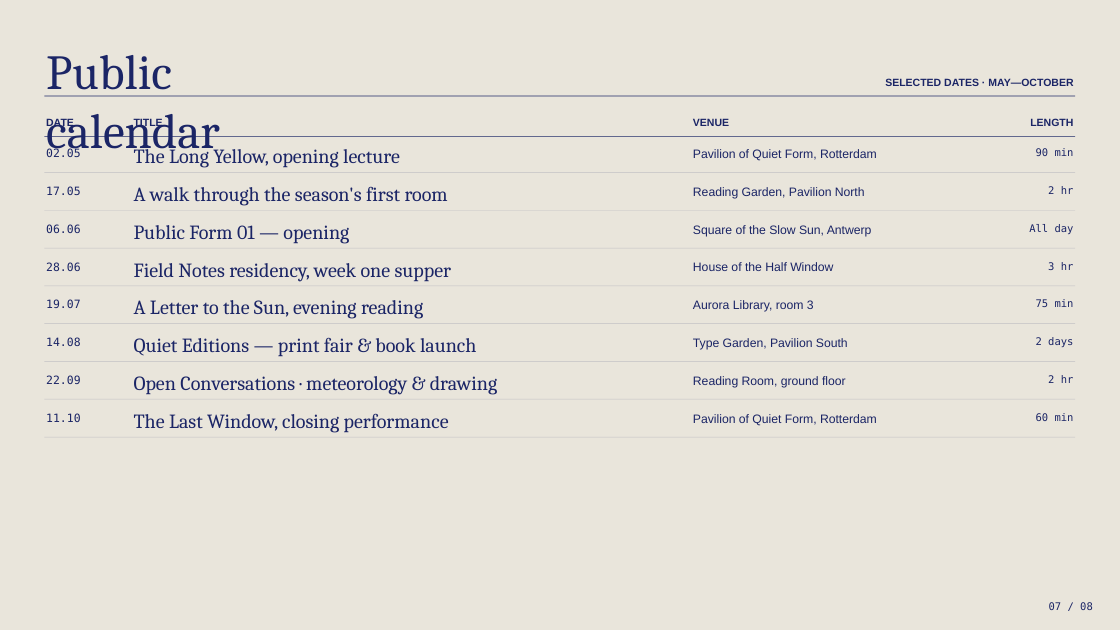
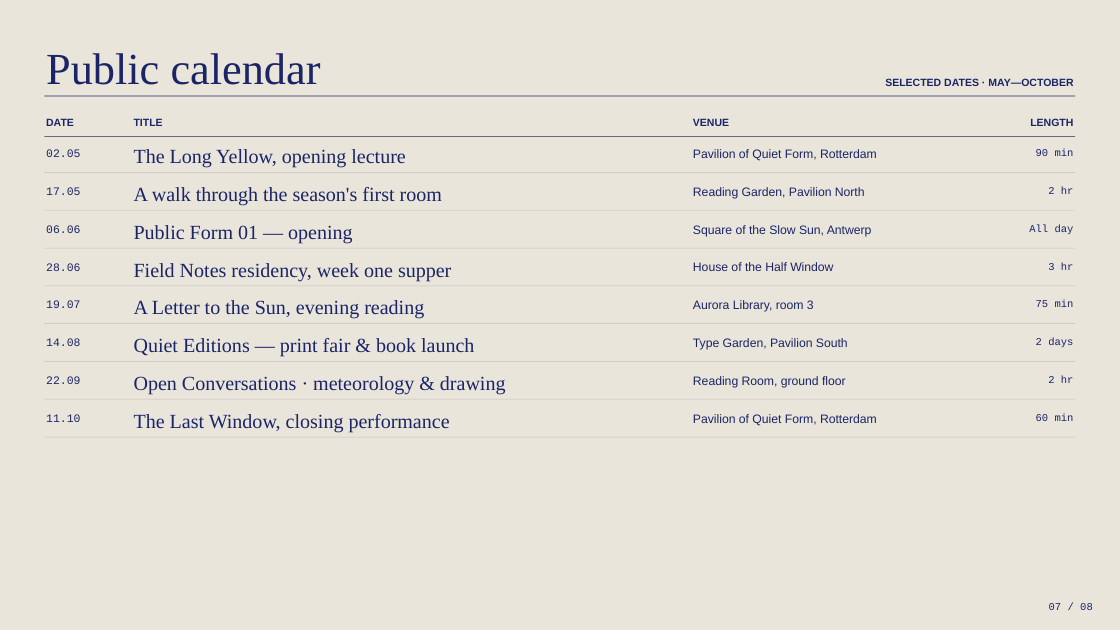
Before and after one commit to hustcer/pptx-nova, a slide deck: slide 7 of assets/examples/biennale-yellow/deck.pptx. Drawn at 1120x630 pixels with LibreOffice and Linux fonts; fonts in the diff are those of the drawing. Boxes give left, top, right and bottom in pixels: in the first picture for what was removed or moved away, otherwise in the second. Text is boxed around its words. In the diff, an @@ line names an element or a change of style, - is before the commit and + after.

Commit message:
fix(deckkit): repair biennale yellow layout
- Replace remote-only typography with PowerPoint-safe system fonts and update catalog metadata to match.
- Rebalance biennale-yellow page geometry for cover, manifesto, programme, chapter, data, quote, and calendar slides to avoid PowerPoint wrapping and overlap.
- Reduce heavy soft-edge bloom treatments so native PowerPoint previews stay closer to the HTML reference without obscuring content.
- Regenerate the biennale-yellow example deck, contact sheet, summary, and manifest artifacts from the updated DeckKit.
- Add normAutofit regression coverage for bare shrink-to-fit text boxes used by PowerPoint-generated DeckKit output.
- Verify the regenerated example with just deckkit-examples check -d biennale-yellow and PowerPoint snapshot review.

```diff
--- a/assets/examples/biennale-yellow/deck.pptx
+++ b/assets/examples/biennale-yellow/deck.pptx
@@ text "Public calendar" at [46, 53, 321, 85]: size 42 to 38 pt, font Cambria to Times New Roman @@
@@ font Cambria to Times New Roman in 8 elements at [134, 149, 405, 168], [134, 187, 442, 206], [134, 225, 353, 243], [134, 263, 451, 281], [134, 300, 424, 319], [134, 338, 474, 357], [134, 376, 506, 395], [134, 414, 450, 432] @@
@@ font DejaVu Sans Mono to Courier New in 17 elements at [46, 149, 80, 157], [1036, 149, 1074, 156], [46, 187, 80, 195], [1048, 187, 1074, 194], [46, 225, 80, 233], [1029, 225, 1074, 234], [46, 263, 80, 271], [1048, 262, 1074, 270], [46, 300, 80, 308], [1036, 300, 1074, 307], [46, 338, 80, 346], [1036, 338, 1073, 347], [46, 376, 80, 384], [1048, 376, 1074, 383], [46, 414, 80, 422], [1036, 414, 1074, 421], [1049, 603, 1093, 610] @@
```
Also in this commit, not shown: 7 other slides changed, 6 other files.
